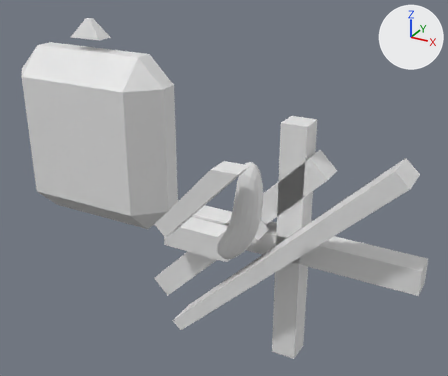
The Blender file 3dobjects/mesh.blend, before and after one commit.
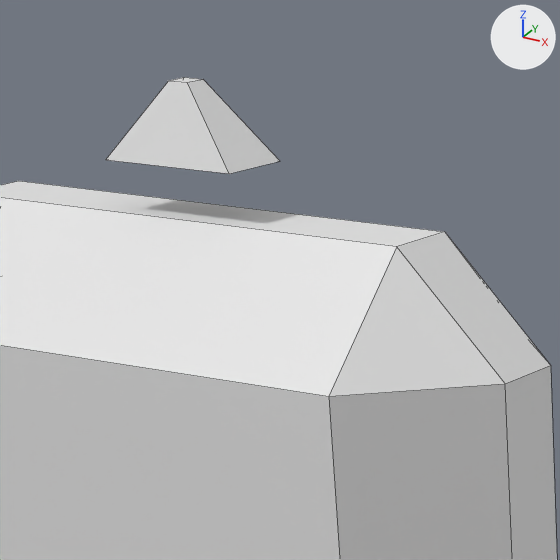
Each version appears first whole from a 50 mm lens placed at (4.58, -2.32, 2.35), pointed at (2.07, 2.25, 0.07), and next in a close-up on the part from 10% to 39% of the width and 0% to 35% of the height. Lighting does not change. The marker at upper right points along +X, +Y and +Z. The close-ups show mesh edges as thin lines.

Names of what the first close-up shows: 'Connector', 'Platform'.
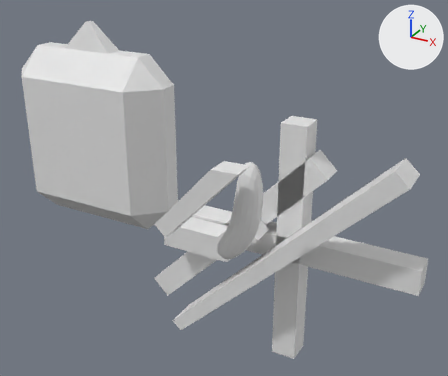
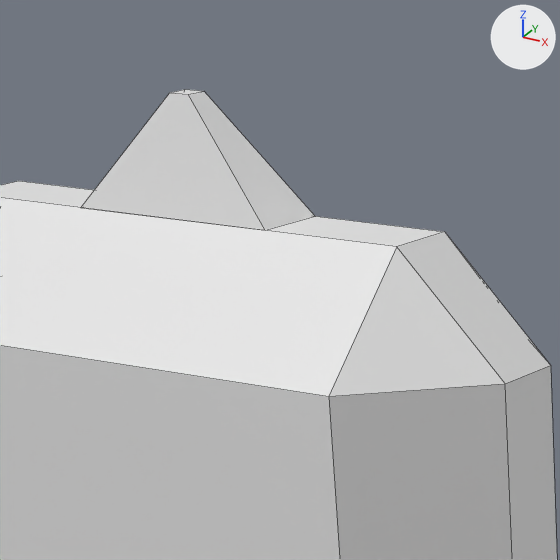
Patch to the scene script:
```diff
--- a/3dobjects/mesh.blend.py
+++ b/3dobjects/mesh.blend.py
@@ me_cube_005 @@
 me_cube_005.from_pydata(...)  # 8 vertices, 6 faces; spans x -0.2..0.2, y -0.1..0.1, z -0.1..0.1
 # used by ob_connector; location = (0.0, 3.0, 1.23)
 # before: 1 (-0.03, -0.03, 0.1) at pixel (168, 80), 3 (-0.03, 0.03, 0.1) at pixel (184, 77), 5 (0.03, -0.03, 0.1) at pixel (187, 82), 7 (0.03, 0.03, 0.1) at pixel (203, 79)
-me_cube_005.vertices[0].co = (-0.2, -0.1, -0.1)  # pixel (105, 159)
-me_cube_005.vertices[2].co = (-0.2, 0.1, -0.1)
-me_cube_005.vertices[4].co = (0.2, -0.1, -0.1)  # pixel (229, 173)
-me_cube_005.vertices[6].co = (0.2, 0.1, -0.1)  # pixel (280, 161)
+# me_cube_005 part 1
+for i in [1, 3, 5, 7]: me_cube_005.vertices[i].co += Vector((0.0, 0.0, 1.2))
+me_cube_005.vertices[0].co = (-0.3, -0.1, 1.0)  # pixel (80, 207)
+me_cube_005.vertices[2].co = (-0.3, 0.1, 1.0)
+me_cube_005.vertices[4].co = (0.3, -0.1, 1.0)  # pixel (265, 230)
+me_cube_005.vertices[6].co = (0.3, 0.1, 1.0)  # pixel (315, 216)
@@ ob_connector @@
 ob_connector = bpy.data.objects.new('Connector', me_cube_005)
-ob_connector.location = (0.0, 3.0, 1.23)
+ob_connector.location = (0.0, 3.0, 0.0)
```

Changed parts and their boxes [x1, y1, x2, y2] in the close-ups (560 x 560 px):
'Connector', reshaped, moved (34% wider, 45% taller): before [106, 77, 279, 174]; after [81, 89, 314, 230]
